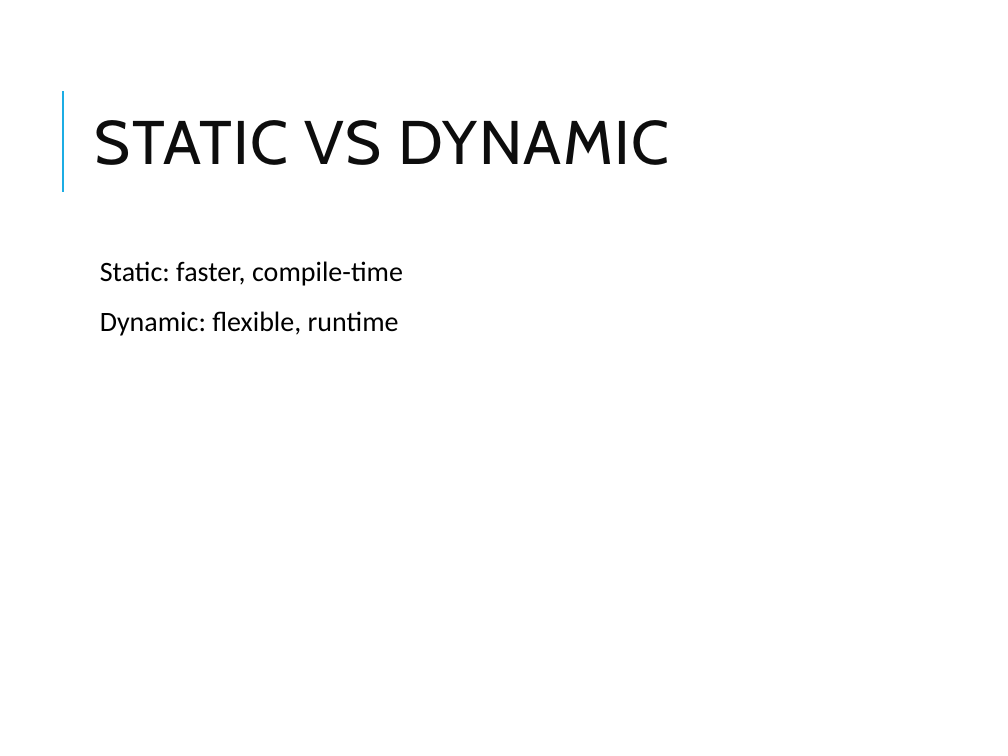
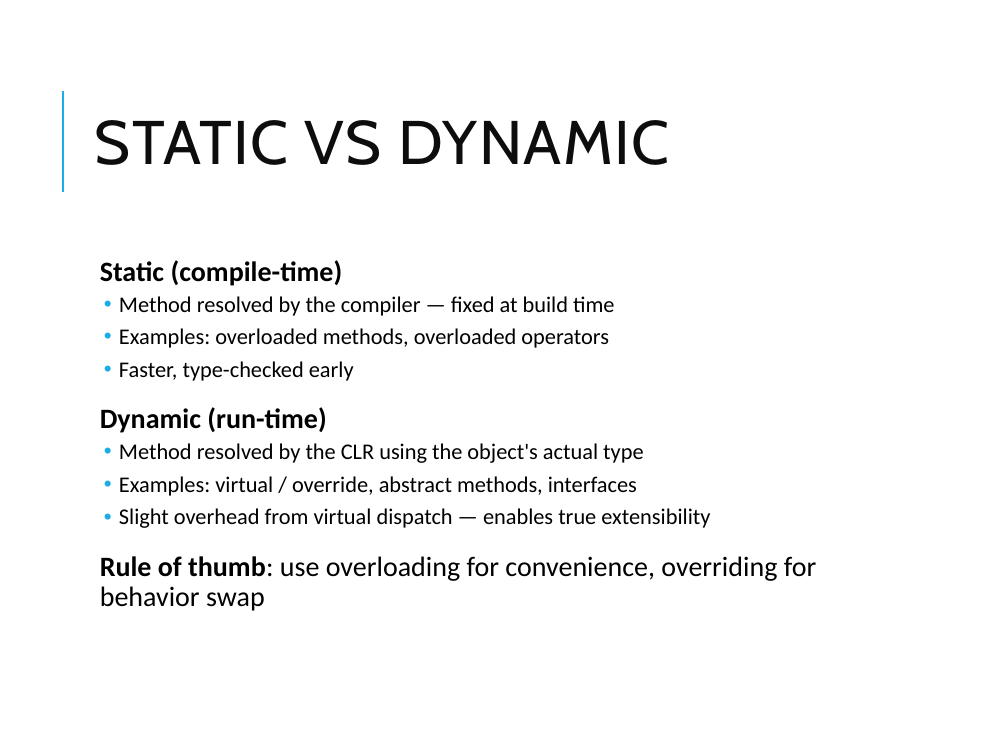
Before and after one commit to vikash-verma-profile/dotnet-epsilon-2026-May, a slide deck: slide 32 of Day-2/OOP_CSharp.pptx (slide 20 before the commit). Drawn at 1008x756 pixels with LibreOffice and Linux fonts; fonts in the diff are those of the drawing. Boxes give left, top, right and bottom in pixels: in the first picture for what was removed or moved away, otherwise in the second. Text is boxed around its words. In the diff, an @@ line names an element or a change of style, - is before the commit and + after.

```diff
--- a/Day-2/OOP_CSharp.pptx
+++ b/Day-2/OOP_CSharp.pptx
@@ text at bbox=[100, 260, 817, 611]: text changed; size 20 to 16 pt @@
-  Static: faster, compile-time
-  Dynamic: flexible, runtime
+  Static (compile-time)
+  • Method resolved by the compiler — fixed at build time
+  • Examples: overloaded methods, overloaded operators
+  • Faster, type-checked early
+  Dynamic (run-time)
+  • Method resolved by the CLR using the object's actual type
+  • Examples: virtual / override, abstract methods, interfaces
+  • Slight overhead from virtual dispatch — enables true extensibility
+  Rule of thumb: use overloading for convenience, overriding for behavior swap
```
Also in this commit, not shown: 19 other slides changed, 13 slides added, 1 slide removed, 9 other files.
